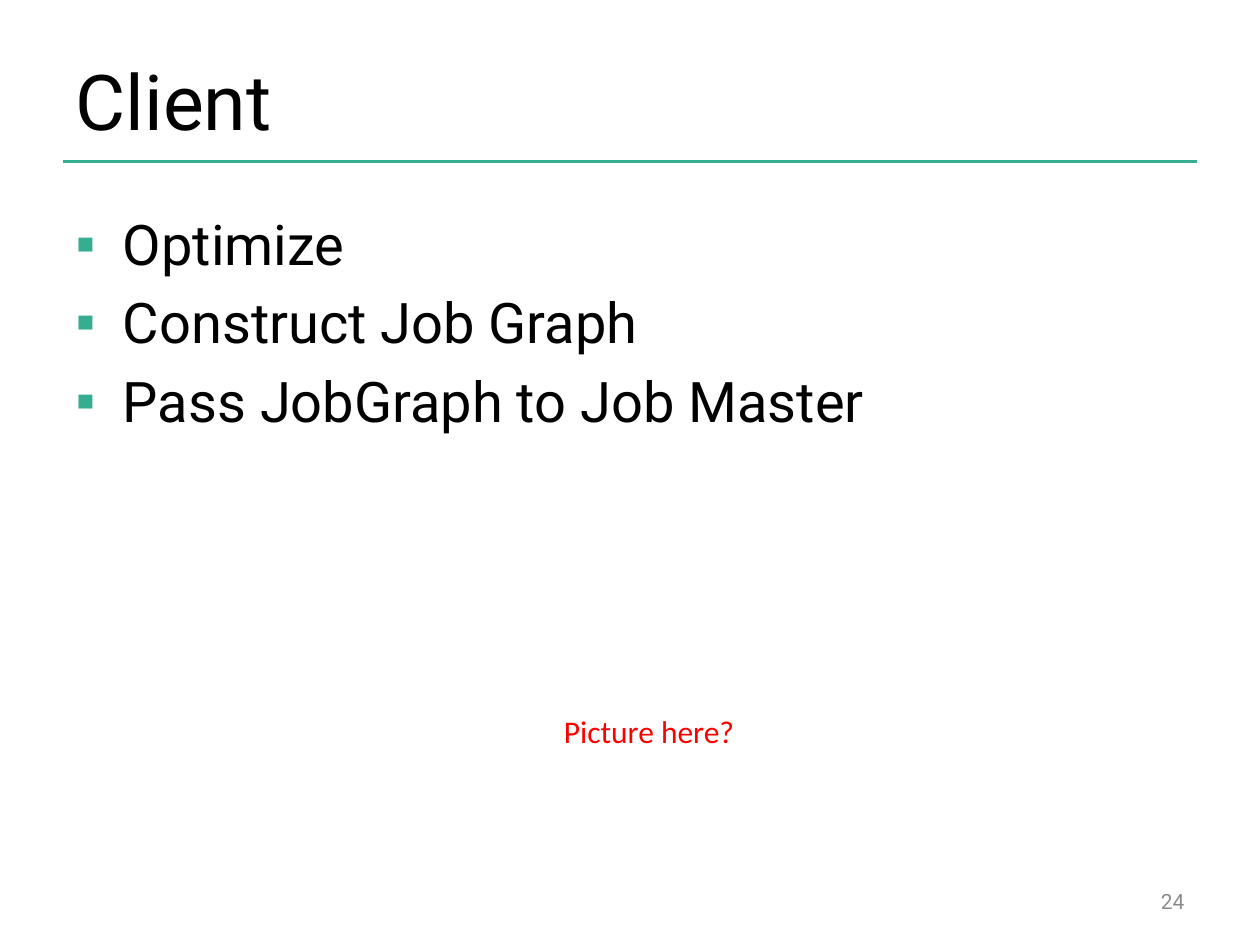
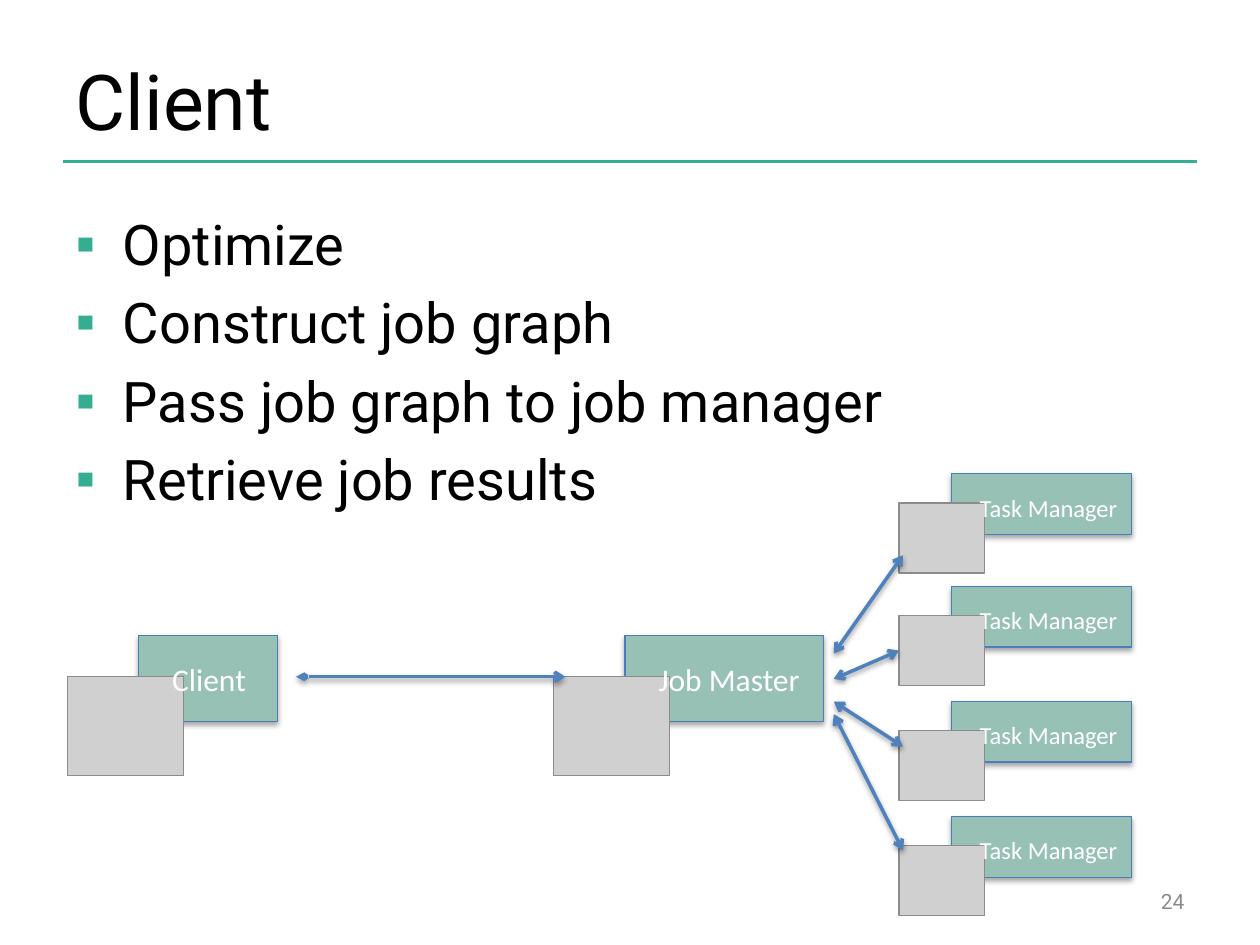
Before and after one commit to dataArtisans/flink-training-web, a slide deck: slide 24 of slides/flink_overview.pptx. Drawn at 1260x945 pixels with LibreOffice and Linux fonts; fonts in the diff are those of the drawing; grey boxes stand for pictures; background and template pictures are left out. Boxes give left, top, right and bottom in pixels: in the first picture for what was removed or moved away, otherwise in the second. Text is boxed around its words. In the diff, an @@ line names an element or a change of style, - is before the commit and + after.

Commit message:
slides: add requested pictures for client and job master

```diff
--- a/slides/flink_overview.pptx
+++ b/slides/flink_overview.pptx
@@ text at box(123, 301, 882, 512): text changed @@
-▪ Construct Job Graph
-▪ Pass JobGraph to Job Master
+▪ Construct job graph
+▪ Pass job graph to job manager
+▪ Retrieve job results
@@ group added at box(900, 474, 1131, 916): 4 rectangles, 4 pictures, 4 texts @@
+Task Manager
+Task Manager
+Task Manager
+Task Manager
@@ double arrow added from (834, 654) to (903, 556), #4F81BD 2 pt @@
@@ rectangle added at box(139, 636, 277, 722), fill #98C1B5, outline #4B7EBC 0.75 pt @@
@@ rectangle added at box(625, 636, 824, 722), fill #98C1B5, outline #4B7EBC 0.75 pt @@
@@ double arrow added from (834, 679) to (900, 650), #4F81BD 2 pt @@
@@ picture added at box(67, 677, 183, 776) @@
@@ text added at box(172, 669, 246, 698), 18 pt, text #FFFFFF @@
+Client
@@ double arrow added from (296, 677) to (566, 677), #4F81BD 2 pt @@
@@ picture added at box(553, 677, 669, 776) @@
@@ text added at box(659, 669, 800, 698), 18 pt, text #FFFFFF @@
+Job Master
@@ double arrow added from (834, 702) to (903, 747), #4F81BD 2 pt @@
@@ double arrow added from (834, 714) to (903, 850), #4F81BD 2 pt @@
@@ text removed at box(564, 721, 734, 744) @@
-Picture here?
```
Also in this commit, not shown: 3 other slides changed.
